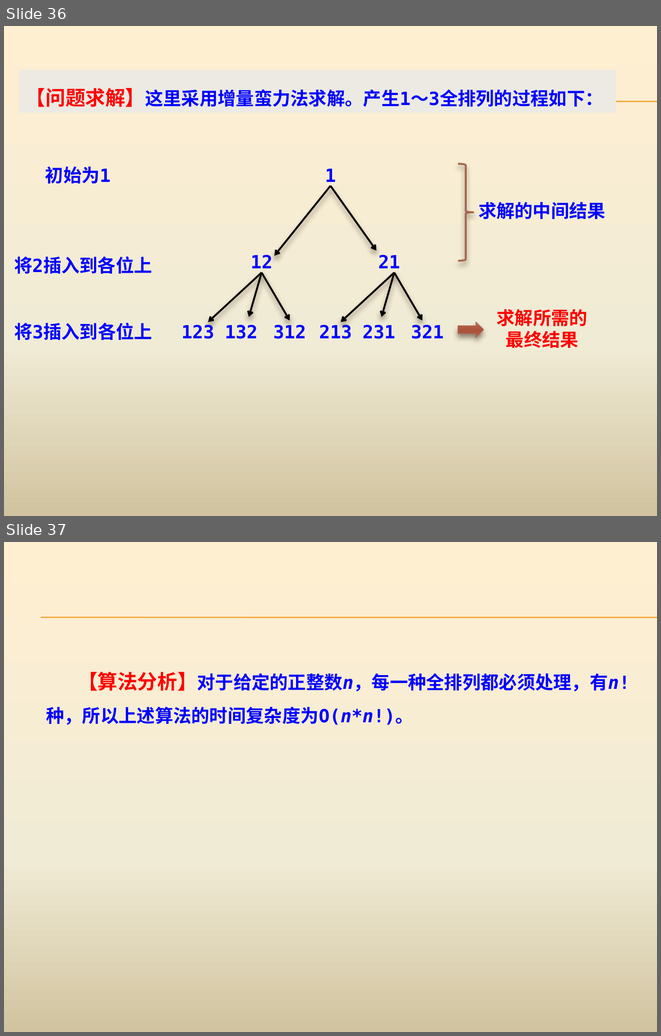
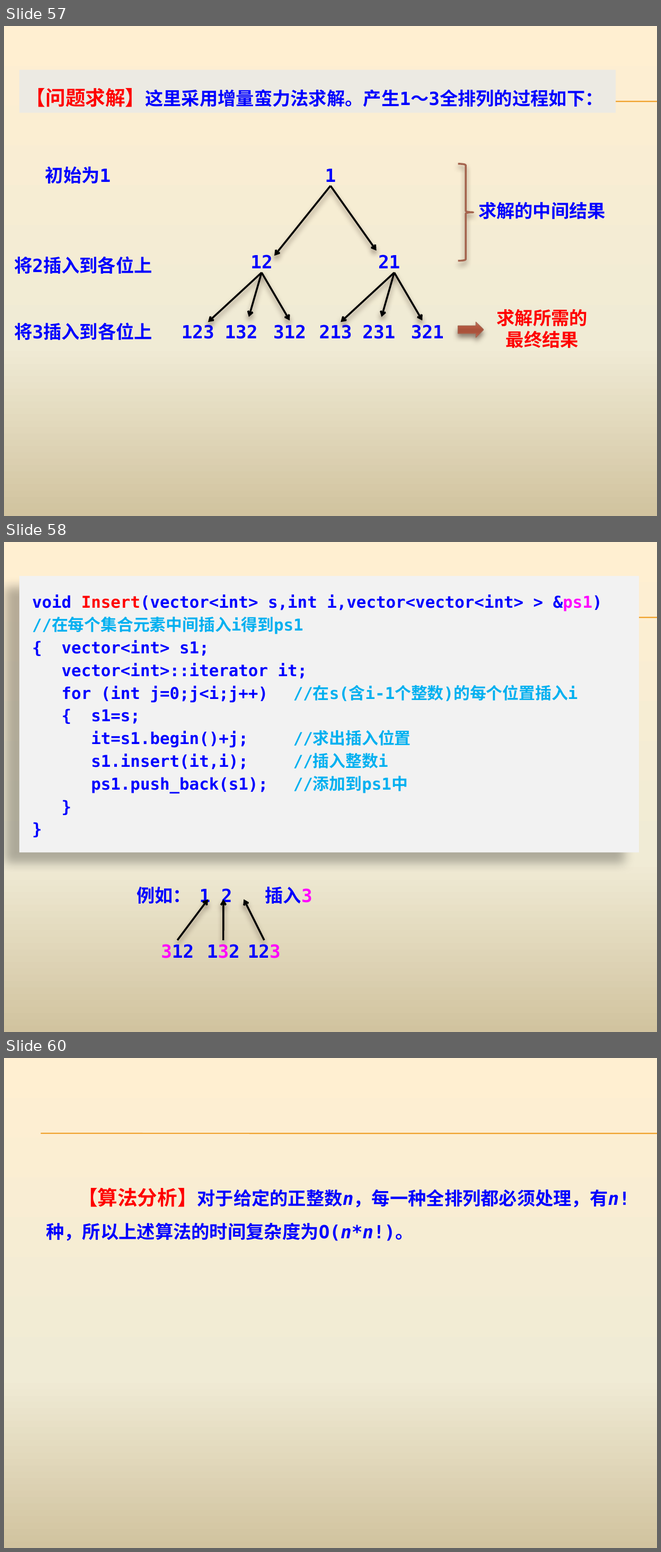
Before and after one commit to AllenW1116/Cpp-algorithm, a slide deck: 课程ppt/第4章 蛮力法.pptx. Shown one above the other, each under a label of ours: slides 36 and 37 before the commit, slides 57, 58 and 60 after it; the slides between them are not shown. The pictures are 661x1036 and 661x1552 pixels, drawn with LibreOffice and Linux fonts; fonts in the diff are those of the drawing. Boxes give left, top, right and bottom in pixels: in the first picture for what was removed or moved away, otherwise in the second. Text is boxed around its words. In the diff, an @@ line names an element or a change of style, - is before the commit and + after.

```diff
--- a/课程ppt/第4章 蛮力法.pptx
+++ b/课程ppt/第4章 蛮力法.pptx
@@ slide 58 added at [4,542,657,1032], background gradient #FFEFD1 to #F0EBD5 to #D1C39F; not listed: 2 template elements that a slide beside it also shows @@
@@ rectangle added at [19,576,639,852], fill #F2F2F2, 18 pt, text #0000FF, bold @@
+void Insert(vector<int> s,int i,vector<vector<int> > &ps1)
+//在每个集合元素中间插入i得到ps1
+{ vector<int> s1;
+vector<int>::iterator it;
+for (int j=0;j<i;j++) //在s(含i-1个整数)的每个位置插入i
+{ s1=s;
+it=s1.begin()+j; //求出插入位置
+s1.insert(it,i); //插入整数i
+ps1.push_back(s1); //添加到ps1中
+}
+}
@@ text added at [136,886,312,906], 20 pt, text #0000FF, bold @@
+例如： 1 2 插入3
@@ arrow added from (178, 940) to (208, 899), #000000 2 pt @@
@@ arrow added from (223, 940) to (223, 899), #000000 2 pt @@
@@ arrow added from (264, 940) to (244, 899), #000000 2 pt @@
@@ text added at [161,944,194,958], 20 pt, text #0000FF, bold @@
+312
@@ text added at [207,944,240,958], 20 pt, text #0000FF, bold @@
+132
@@ text added at [248,944,281,958], 20 pt, text #0000FF, bold @@
+123
@@ what was slide 36 is now slide 57 @@
@@ what was slide 37 is now slide 60 @@
```
Also in this commit, not shown: 1 slide changed, 43 other slides added, 13 other files.
